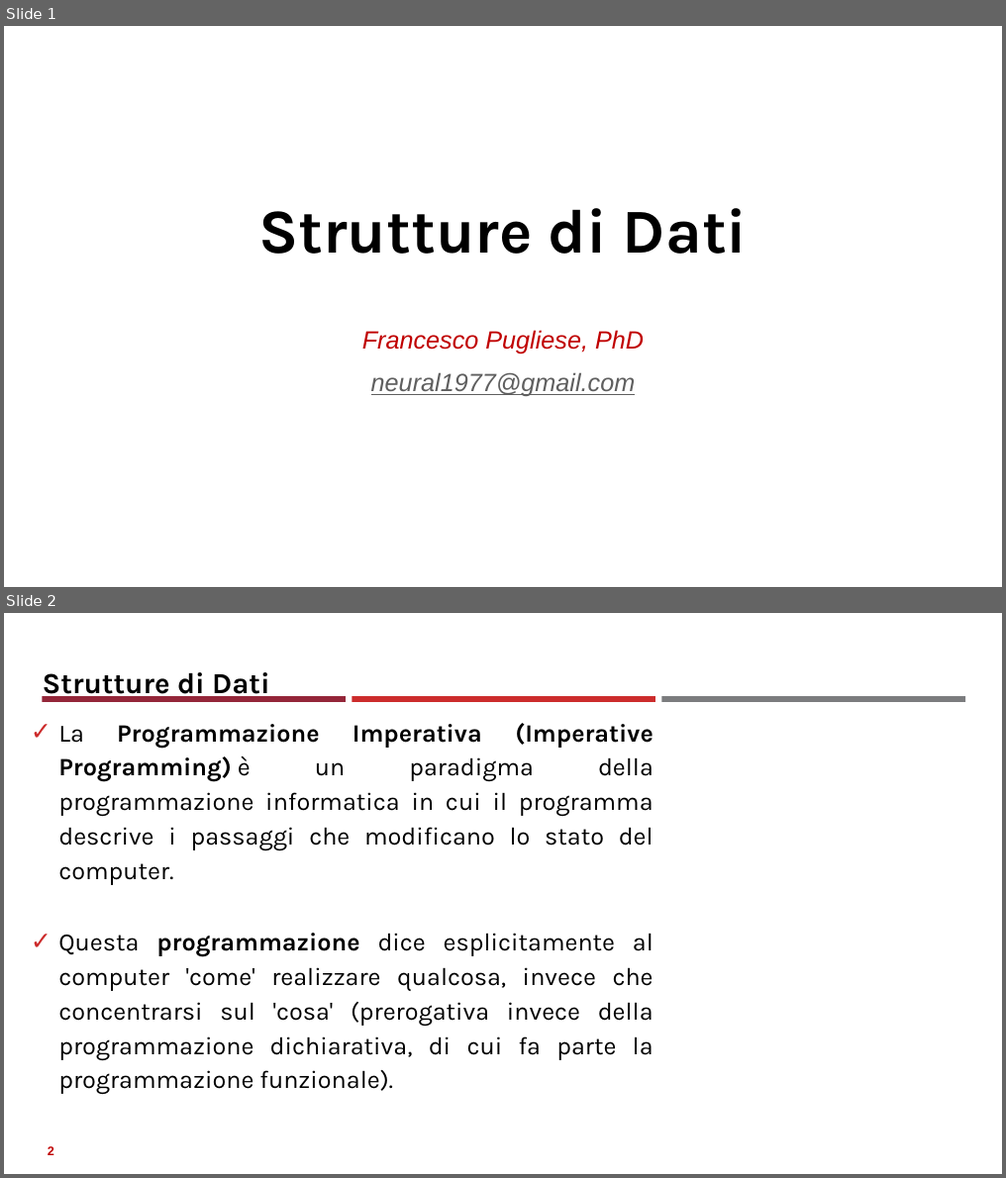
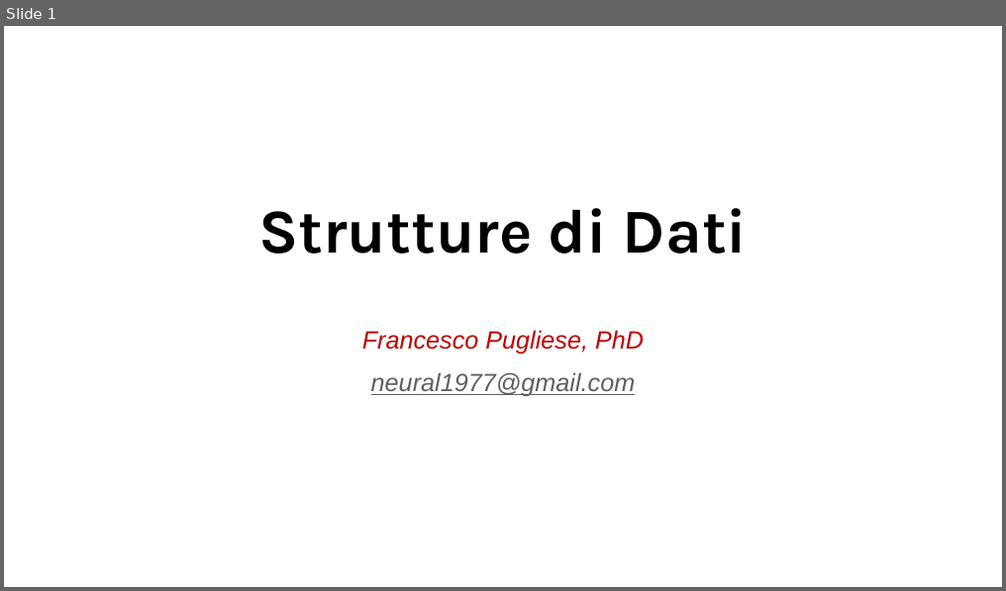
Before and after one commit to neural1977/data_science_interview_material, a slide deck: Assicurazioni/Strutture di dati_ita.pptx. Shown one above the other, each under a label of ours: slides 1 and 2 before the commit, slide 1 after it. The pictures are 1006x1178 and 1006x591 pixels, drawn with LibreOffice and Linux fonts; fonts in the diff are those of the drawing. Boxes give left, top, right and bottom in pixels: in the first picture for what was removed or moved away, otherwise in the second. Text is boxed around its words. In the diff, an @@ line names an element or a change of style, - is before the commit and + after.

```diff
--- a/Assicurazioni/Strutture di dati_ita.pptx
+++ b/Assicurazioni/Strutture di dati_ita.pptx
@@ slide 2 removed at (4, 613, 1002, 1174), background #FFFFFF @@
@@ rectangle removed at (43, 696, 347, 702) @@
@@ title removed at (43, 672, 270, 700) @@
-Strutture di Dati
@@ rectangle removed at (352, 696, 655, 702) @@
@@ rectangle removed at (662, 696, 966, 702) @@
@@ text removed at (58, 723, 653, 1060) @@
-✓ La Programmazione Imperativa (Imperative Programming) è un paradigma della programmazione informatica in cui il programma descrive i passaggi che modificano lo stato del computer.
-✓ Questa programmazione dice esplicitamente al computer 'come' realizzare qualcosa, invece che concentrarsi sul 'cosa' (prerogativa invece della programmazione dichiarativa, di cui fa parte la programmazione funzionale).
@@ page number removed at (48, 1147, 54, 1156) @@
-2
```
Also in this commit, not shown: 1 slide changed, 3 slides added, 1 other slide removed, 1 other file.
